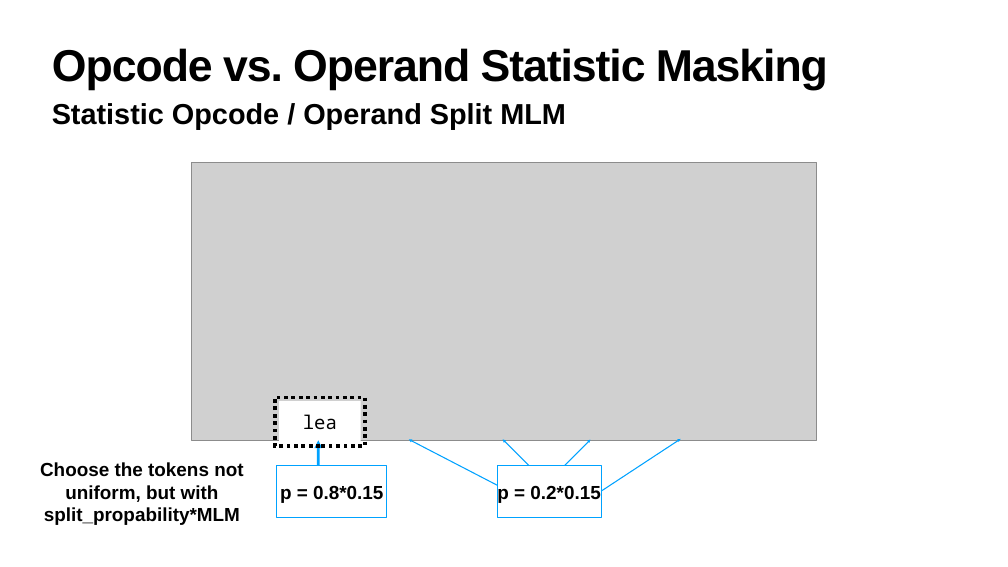
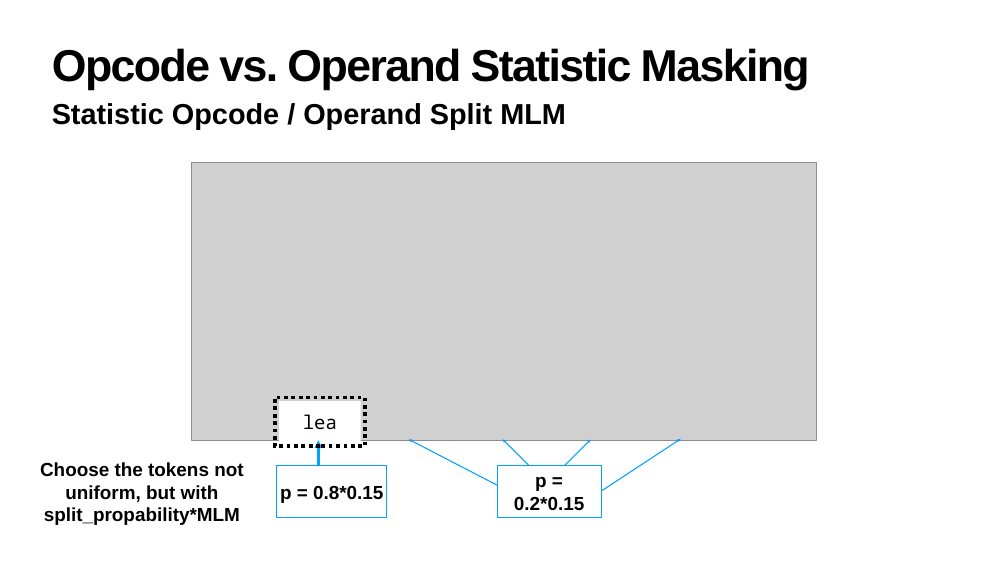
Before and after one commit to julig3ccd/BinAI, a slide deck: slide 6 of presentation/final_presentation.pptx. Drawn at 1008x567 pixels with LibreOffice and Linux fonts; fonts in the diff are those of the drawing; grey boxes stand for pictures. Boxes give left, top, right and bottom in pixels: in the first picture for what was removed or moved away, otherwise in the second. Text is boxed around its words. In the diff, an @@ line names an element or a change of style, - is before the commit and + after.

```diff
--- a/presentation/final_presentation.pptx
+++ b/presentation/final_presentation.pptx
@@ title "Opcode vs. Operand Statistic Masking" at box(52, 48, 810, 90): letter spacing -2 to -3 pt @@
@@ text "p = 0.2*0.15": place and size @@
-text "p = 0.2*0.15" at box(497, 465, 601, 518)
+text "p = 0.2*0.15" at box(514, 477, 584, 510)
@@ text "p = 0.2*0.15" at box(514, 477, 584, 510): fill #FFFFFF to none; outline #00A2FF 2 pt to none @@
@@ rectangle added at box(497, 465, 601, 518), fill #FFFFFF, outline #00A2FF 2 pt @@
```
Also in this commit, not shown: 13 other slides changed, 1 slide added.
